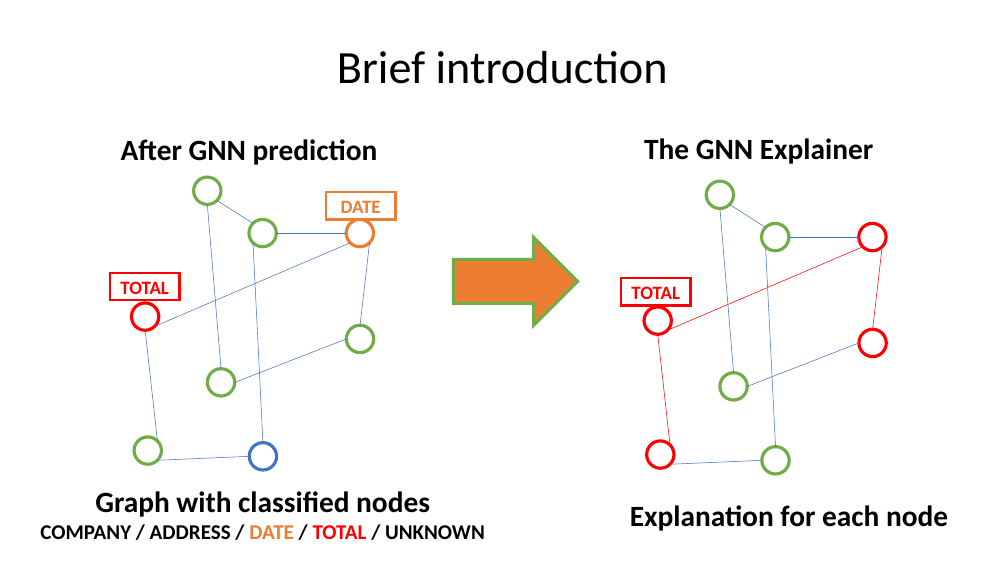
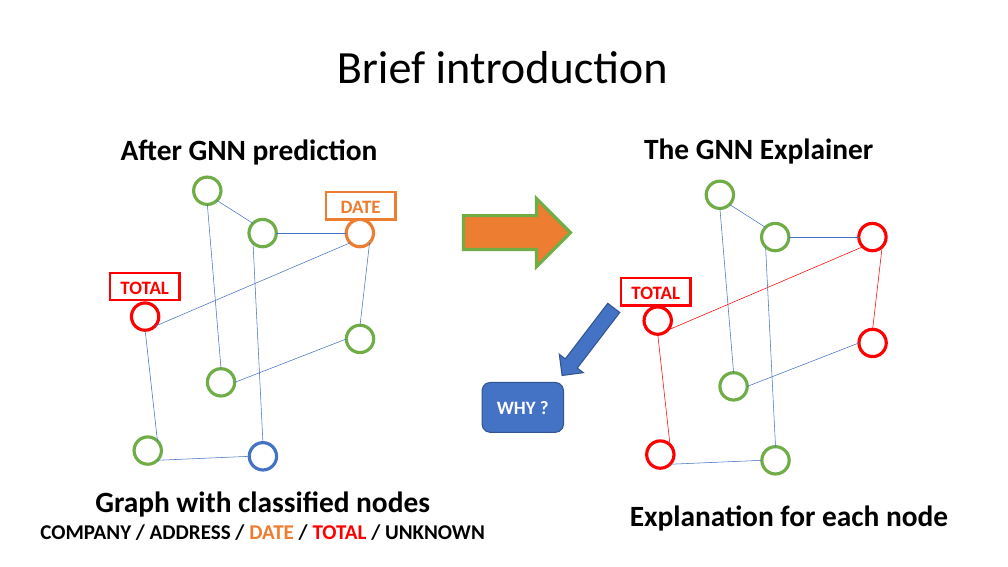
Before and after one commit to bql20000/Full_Flax, a slide deck: slide 11 of KV3 - Fullflax.pptx. Drawn at 1008x567 pixels with LibreOffice and Linux fonts; fonts in the diff are those of the drawing. Boxes give left, top, right and bottom in pixels: in the first picture for what was removed or moved away, otherwise in the second. Text is boxed around its words. In the diff, an @@ line names an element or a change of style, - is before the commit and + after.

```diff
--- a/KV3 - Fullflax.pptx
+++ b/KV3 - Fullflax.pptx
@@ right arrow: place and size @@
-right arrow at box(454, 237, 578, 325)
+right arrow at box(464, 199, 571, 267)
@@ down arrow added at box(550, 299, 626, 385), fill #4472C4, outline #325491 1 pt @@
@@ rounded rectangle added at box(482, 383, 564, 433), fill #4472C4, outline #325491 1 pt, 18 pt, text #FFFFFF, bold @@
+WHY ?
```
Also in this commit, not shown: 4 other slides changed.
